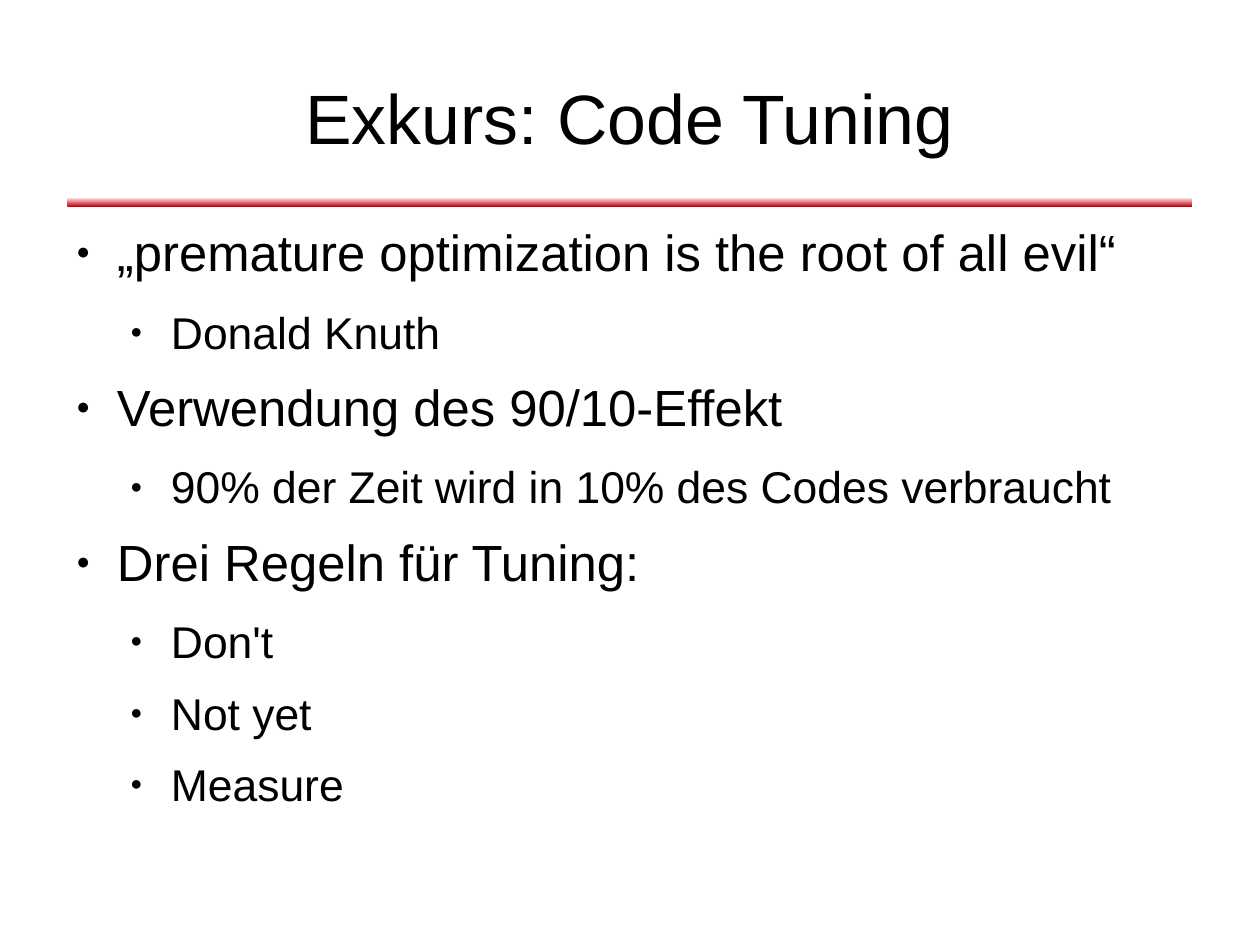
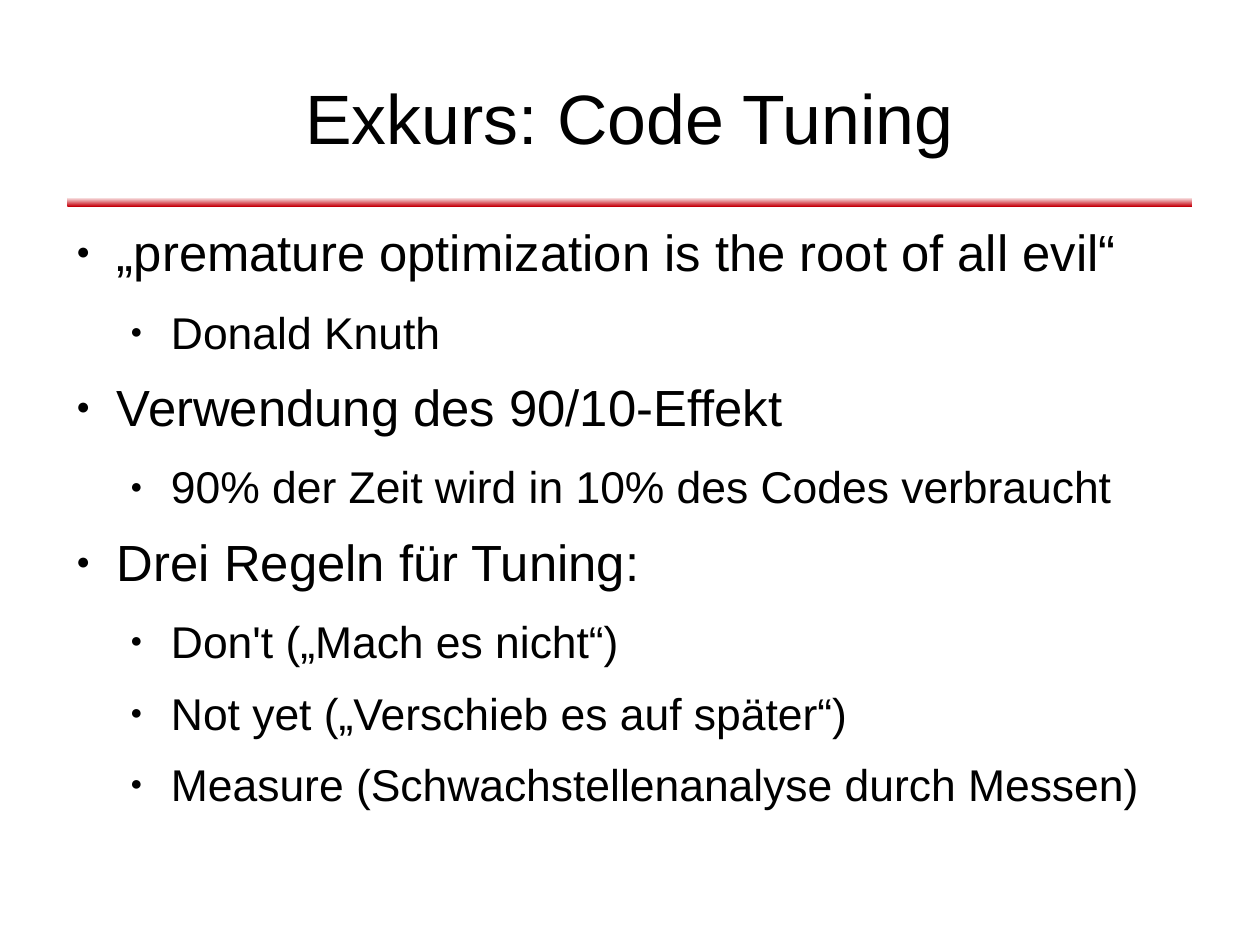
Before and after one commit to dlindner/vorlesung-se2-dhbw, a slide deck: slide 17 of added_2010/Refactoring (2010).odp. Drawn at 1260x945 pixels with LibreOffice and Linux fonts; fonts in the diff are those of the drawing; background and template pictures are left out. Boxes give left, top, right and bottom in pixels: in the first picture for what was removed or moved away, otherwise in the second. Text is boxed around its words. In the diff, an @@ line names an element or a change of style, - is before the commit and + after.

```diff
--- a/added_2010/Refactoring (2010).odp
+++ b/added_2010/Refactoring (2010).odp
@@ text at bbox=[171, 625, 1138, 810]: text changed @@
-  ● Don't
-  ● Not yet
-  ● Measure
+  ● Don't („Mach es nicht“)
+  ● Not yet („Verschieb es auf später“)
+  ● Measure (Schwachstellenanalyse durch Messen)
```
Also in this commit, not shown: 8 other slides changed, 2 slides added, 1 slide removed, 1 other file.
